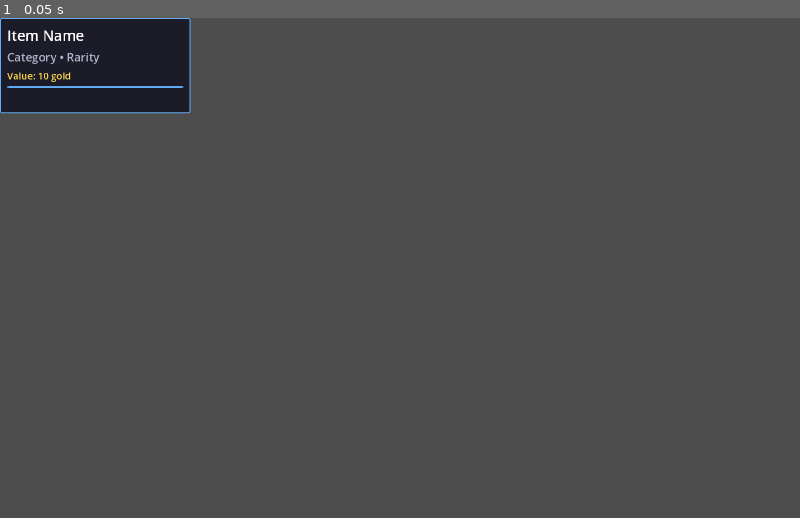
Above: before the commit, frame 1.
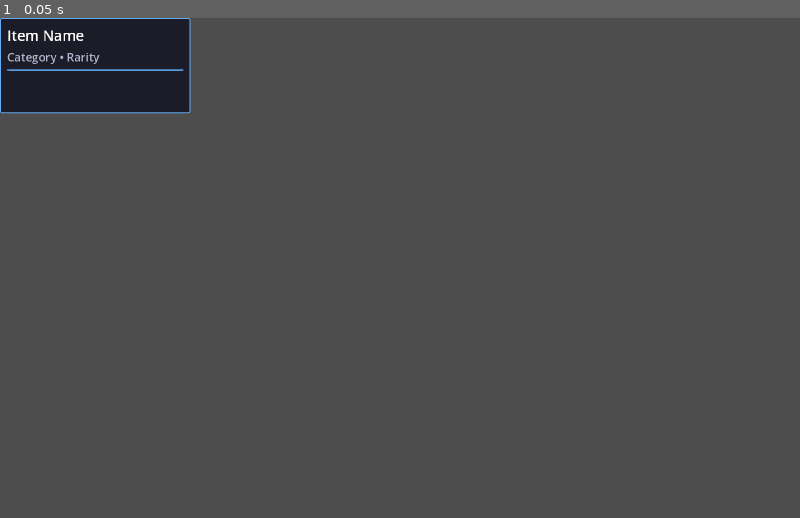
Above: after the commit, the same moment.

Repository: getsentry/ctrl-alt-defeat
Game: Godot game, scene res://scenes/ItemTooltip.tscn
Same seed, same stepped clock (60 frames per second), same inputs: the game is played once before the commit and once after it. This scene is started directly instead of the project's main scene.
Inputs:
- Up to frame 1 (0.05 s): no input

The runs differ from the first frame. In frame 1, 0.2% of the frame differs, in the area x 0-23%, y 10-14%.

Commit message:
Show a sale in the shop, and stop it following the item home
The shop charged the sale price while the labels showed the full one, so
a player was quietly undercharged with nothing to say why.

A slot on sale now shows the old price struck through beside the new one
and wears a SALE pill. The panel builds its price as a RichTextLabel to
get the strikethrough; the shelf label below is a plain Label in the
scene, so colour carries it there.

`price` and `sell_value` are computed fields now, so the price the server
will charge is the price the client shows rather than one each side works
out for itself. Dragging an item out of the shop checks `price` too. It
checked cost, so an item on sale for 2 could not be dragged with 2 gold
even though the purchase would have gone through.

Buying ends the sale. It was staying on the item, so a bought item
reported the discounted price for the rest of the game, and a test had
pinned that.

The tooltip shows no money at all, as Backpack Battles does not: prices
live on the shop labels, and the sell value over the chest. Its CostLabel
is gone from the scene rather than hidden, so the placeholder text cannot
come back.

`cpu_cost` reads as a float. The server started sending fractional
stamina, and the client was truncating 1.4 to 1.

Co-Authored-By: Claude Opus 5 (1M context) <noreply@anthropic.com>

Diff:
--- a/client/scenes/ItemTooltip.tscn
+++ b/client/scenes/ItemTooltip.tscn
@@ -48,12 +48,6 @@
 theme_override_font_sizes/font_size = 24
 text = "Category • Rarity"
 
-[node name="CostLabel" type="Label" parent="MarginContainer/VBoxContainer"]
-layout_mode = 2
-theme_override_colors/font_color = Color(1, 0.85, 0.3, 1)
-theme_override_font_sizes/font_size = 20
-text = "Value: 10 gold"
-
 [node name="HSeparator" type="HSeparator" parent="MarginContainer/VBoxContainer"]
 layout_mode = 2
 theme_override_constants/separation = 4
--- a/client/scripts/api_types.gd
+++ b/client/scripts/api_types.gd
@@ -39,6 +39,10 @@
 	var category: String = ""
 	var rarity: String = ""
 	var cost: int = 0
+	# What the shop is charging today. Equal to cost unless it is on sale.
+	var price: int = 0
+	# Only ever true of a shop offer. Buying it ends the sale.
+	var on_sale: bool = false
 	var is_container: bool = false
 	var shape: Array = []  # Array[Array[int]]: the [x, y] offsets it covers
 	var description: String = ""
@@ -48,7 +52,7 @@
 	var max_heal: int = 0
 	var block_amount: int = 0
 	var cooldown: float = 0.0
-	var cpu_cost: int = 0
+	var cpu_cost: float = 0.0
 	var special_effect: String = ""
 
 	func _init(data: Dictionary):
@@ -59,6 +63,8 @@
 		category = data["category"]
 		rarity = data["rarity"]
 		cost = int(data["cost"])
+		price = int(data["price"])
+		on_sale = data["on_sale"]
 		is_container = data["is_container"]
 		shape = data["shape"]
 		description = data["description"]
@@ -68,7 +74,7 @@
 		max_heal = int(data["max_heal"])
 		block_amount = int(data["block_amount"])
 		cooldown = float(data["cooldown"])
-		cpu_cost = int(data["cpu_cost"])
+		cpu_cost = float(data["cpu_cost"])
 		special_effect = data["special_effect"]
 
 	func to_dict() -> Dictionary:
@@ -80,6 +86,8 @@
 			"category": category,
 			"rarity": rarity,
 			"cost": cost,
+			"price": price,
+			"on_sale": on_sale,
 			"is_container": is_container,
 			"shape": shape,
 			"description": description,
--- a/client/scripts/item_tooltip.gd
+++ b/client/scripts/item_tooltip.gd
@@ -3,7 +3,6 @@
 
 @onready var name_label = $MarginContainer/VBoxContainer/NameLabel
 @onready var info_label = $MarginContainer/VBoxContainer/InfoLabel
-@onready var cost_label = $MarginContainer/VBoxContainer/CostLabel
 @onready var damage_label = $MarginContainer/VBoxContainer/DamageLabel
 @onready var heal_label = $MarginContainer/VBoxContainer/HealLabel
 @onready var block_label = $MarginContainer/VBoxContainer/BlockLabel
@@ -43,7 +42,6 @@
 	var item_name = ""
 	var category = ""
 	var rarity = "common"
-	var cost = 0
 	var min_damage = 0
 	var max_damage = 0
 	var min_heal = 0
@@ -57,7 +55,6 @@
 	item_name = item_data.name
 	category = item_data.category
 	rarity = item_data.rarity
-	cost = item_data.cost
 	min_damage = item_data.min_damage
 	max_damage = item_data.max_damage
 	min_heal = item_data.min_heal
@@ -86,13 +83,6 @@
 		info_label.visible = true
 	else:
 		info_label.visible = false
-
-	# Set cost
-	if cost > 0:
-		cost_label.text = "Value: " + str(cost) + " gold"
-		cost_label.visible = true
-	else:
-		cost_label.visible = false
 
 	var has_effects = false
 
--- a/client/scripts/unified_grid_ui.gd
+++ b/client/scripts/unified_grid_ui.gd
@@ -341,6 +341,12 @@
 	_display_shop_items(GameStateManager.current_shop)
 
 
+const SALE_COLOR := Color(0.35, 0.9, 0.4)
+const FULL_PRICE_COLOR := Color(1.0, 1.0, 0.0)
+const STRUCK_PRICE_COLOR := Color(0.6, 0.6, 0.6)
+const PRICE_TAG_COLOR := Color(1, 0.85, 0.3)
+
+
 func _display_shop_items(shop_data: Array[APITypes.Item]):
 	# Clear existing shop items (but not the containers/labels)
 	for child in shop_container.get_children():
@@ -367,7 +373,9 @@
 			continue  # Empty slot
 
 		var item_data = shop_data[i]
-		print("  Slot %d: %s (cost: %d)" % [i, item_data.name, item_data.cost])
+		print("  Slot %d: %s (%dg%s)" % [
+			i, item_data.name, item_data.price, " on sale" if item_data.on_sale else ""
+		])
 
 		# Create shop item and add to the specific position container
 		var shop_item = _create_shop_item_from_data(item_data)
@@ -375,8 +383,12 @@
 		shop_positions[i].item.add_child(shop_item)
 		shop_items.append(shop_item)
 
-		# Update the price label
-		shop_positions[i].price.text = str(item_data.cost) + "g"
+		# A plain Label cannot strike anything through, so colour carries the
+		# sale here and the panel below shows both prices.
+		shop_positions[i].price.text = str(item_data.price) + "g"
+		shop_positions[i].price.add_theme_color_override(
+			"font_color", SALE_COLOR if item_data.on_sale else PRICE_TAG_COLOR
+		)
 		shop_positions[i].price.visible = true
 
 	print("Added %d shop items to container" % shop_items.size())
@@ -417,25 +429,64 @@
 		size_label.add_theme_color_override("font_color", Color(0.7, 0.7, 0.8))
 		shop_item.add_child(size_label)
 
-	# Cost label - positioned below item
-	var cost_label = Label.new()
-	cost_label.text = "%d GOLD" % data.cost
-	cost_label.position = Vector2(70, 100)
-	cost_label.add_theme_font_size_override("font_size", 18)
-	cost_label.add_theme_color_override("font_color", Color(1.0, 1.0, 0.0))  # Yellow
-	cost_label.add_theme_color_override("font_shadow_color", Color(0.0, 0.0, 0.0))
-	cost_label.add_theme_constant_override("shadow_offset_x", 2)
-	cost_label.add_theme_constant_override("shadow_offset_y", 2)
-	shop_item.add_child(cost_label)
+	shop_item.add_child(_create_price_label(data))
+
+	if data.on_sale:
+		shop_item.add_child(_create_sale_badge())
 
 	# Store data and connect input
 	shop_item.set_meta("shop_item", true)
 	shop_item.set_meta("item_data", data)
-	shop_item.set_meta("cost", data.cost)
 
 	shop_item.gui_input.connect(_on_shop_item_input.bind(shop_item, data))
 
 	return shop_item
+
+func _create_price_label(data: APITypes.Item) -> RichTextLabel:
+	"""The price, with the old one struck through when the item is on sale."""
+	var label = RichTextLabel.new()
+	label.bbcode_enabled = true
+	label.fit_content = true
+	label.scroll_active = false
+	label.position = Vector2(56, 100)
+	label.size = Vector2(140, 30)
+	label.add_theme_font_size_override("normal_font_size", 18)
+
+	if data.on_sale:
+		label.text = "[color=#%s][s]%d[/s][/color] [color=#%s]%d GOLD[/color]" % [
+			STRUCK_PRICE_COLOR.to_html(false), data.cost,
+			SALE_COLOR.to_html(false), data.price,
+		]
+	else:
+		label.text = "[color=#%s]%d GOLD[/color]" % [
+			FULL_PRICE_COLOR.to_html(false), data.cost,
+		]
+	return label
+
+
+func _create_sale_badge() -> Panel:
+	"""The SALE pill in the corner of the panel."""
+	var badge = Panel.new()
+	badge.position = Vector2(140, 8)
+	badge.size = Vector2(52, 20)
+	badge.mouse_filter = Control.MOUSE_FILTER_IGNORE
+
+	var style = StyleBoxFlat.new()
+	style.bg_color = SALE_COLOR
+	style.set_corner_radius_all(10)
+	badge.add_theme_stylebox_override("panel", style)
+
+	var text = Label.new()
+	text.text = "SALE"
+	text.size = badge.size
+	text.horizontal_alignment = HORIZONTAL_ALIGNMENT_CENTER
+	text.vertical_alignment = VERTICAL_ALIGNMENT_CENTER
+	text.add_theme_font_size_override("font_size", 12)
+	text.add_theme_color_override("font_color", Color(0.05, 0.15, 0.05))
+	text.mouse_filter = Control.MOUSE_FILTER_IGNORE
+	badge.add_child(text)
+	return badge
+
 
 func _get_color_for_category(category: String) -> Color:
 	match category:
@@ -472,7 +523,7 @@
 		return
 
 	# Check if player has enough gold
-	var cost = item_data.cost
+	var cost = item_data.price
 	if GameStateManager.gold < cost:
 		print("Not enough gold! Need %d, have %d" % [cost, GameStateManager.gold])
 		return
--- a/client/test/unit/test_api_types.gd
+++ b/client/test/unit/test_api_types.gd
@@ -25,6 +25,8 @@
 		"shape": [[0, 0], [1, 0]],
 		"rarity": "rare",
 		"cost": 8,
+		"price": 8,
+		"on_sale": false,
 		"min_damage": 2,
 		"max_damage": 5,
 		"min_heal": 0,
@@ -347,3 +349,31 @@
 
 	assert_typeof(as_dict["position"], TYPE_ARRAY, "An item writes its position as an array")
 	assert_eq(as_dict["position"], [6, 4], "The position survives unchanged")
+
+
+func test_a_shop_sale_survives_parsing():
+	# price is what the shop charges today, cost is what the item is worth.
+	var item = APITypes.Item.new(_item({"cost": 8, "price": 4, "on_sale": true}))
+	assert_eq(item.cost, 8)
+	assert_eq(item.price, 4)
+	assert_true(item.on_sale)
+
+
+func test_an_item_not_on_sale_is_charged_its_cost():
+	var item = APITypes.Item.new(_item({"cost": 8, "price": 8, "on_sale": false}))
+	assert_eq(item.price, item.cost)
+	assert_false(item.on_sale)
+
+
+func test_a_fractional_cpu_cost_is_not_truncated():
+	# Stamina comes from Backpack Battles in fractions. Reading it as an int
+	# turned a 1.4 into a 1 and made every weapon cheaper to fire.
+	var item = APITypes.Item.new(_item({"cpu_cost": 1.4}))
+	assert_almost_eq(item.cpu_cost, 1.4, 0.001)
+
+
+func test_sale_fields_survive_a_round_trip():
+	var item = APITypes.Item.new(_item({"cost": 8, "price": 4, "on_sale": true}))
+	var reloaded = APITypes.Item.new(item.to_dict())
+	assert_eq(reloaded.price, 4)
+	assert_true(reloaded.on_sale)
--- a/client/test/unit/test_item_tooltip.gd
+++ b/client/test/unit/test_item_tooltip.gd
@@ -72,19 +72,6 @@
 func test_info_row_hidden_without_category_or_rarity():
 	tooltip.setup_tooltip(_item({"category": "", "rarity": ""}))
 	assert_false(tooltip.info_label.visible, "Info row should be hidden when there is nothing to say")
-
-
-# ============ Cost ============
-
-func test_shows_cost_when_the_item_has_value():
-	tooltip.setup_tooltip(_item({"cost": 5}))
-	assert_true(tooltip.cost_label.visible, "Cost should be shown")
-	assert_eq(tooltip.cost_label.text, "Value: 5 gold", "Should show the value in gold")
-
-
-func test_hides_cost_when_worthless():
-	tooltip.setup_tooltip(_item({"cost": 0}))
-	assert_false(tooltip.cost_label.visible, "A zero cost should not be shown")
 
 
 # ============ Effects ============
--- a/client/test/unit/test_unified_grid_ui.gd
+++ b/client/test/unit/test_unified_grid_ui.gd
@@ -351,17 +351,25 @@
 		assert_false(price_label.visible, "An empty slot should show no price")
 
 
-func test_shop_price_follows_the_item_cost():
-	var item = {
-		"id": "priced_item", "cost": 7
-	}
+func test_shop_price_label_shows_what_the_shop_charges():
 	var priced_shop: Array[APITypes.Item] = [
-		TestHelpers.item(item), null, null, null, null]
+		TestHelpers.item({"id": "priced_item", "cost": 7, "price": 7}),
+		null, null, null, null]
 	ui._display_shop_items(priced_shop)
 	await get_tree().process_frame
 
-	assert_eq(ui.shop_container.get_node_or_null("ShopPrice1").text, "7g",
-		"The price label should follow the item's cost")
+	assert_eq(ui.shop_container.get_node_or_null("ShopPrice1").text, "7g")
+
+
+func test_shop_price_label_shows_the_sale_price_not_the_cost():
+	var priced_shop: Array[APITypes.Item] = [
+		TestHelpers.item({"id": "on_sale", "cost": 8, "price": 4, "on_sale": true}),
+		null, null, null, null]
+	ui._display_shop_items(priced_shop)
+	await get_tree().process_frame
+
+	assert_eq(ui.shop_container.get_node_or_null("ShopPrice1").text, "4g",
+		"A sale should be charged, not just displayed on the panel")
 
 
 # ============ Ready and refresh buttons ============
--- a/client/test/utils/test_helpers.gd
+++ b/client/test/utils/test_helpers.gd
@@ -12,6 +12,8 @@
 		"category": "problem",
 		"rarity": "rare",
 		"cost": 8,
+		"price": 8,
+		"on_sale": false,
 		"is_container": false,
 		"shape": [[0, 0]],
 		"description": "Deals 2-5 damage",
Not shown, changed: docs/problems.md
Not shown, changed: server/items.py
Not shown, changed: server/main.py
Not shown, changed: server/tests/test_items.py
Not shown, changed: server/tests/test_purchase_validation.py
